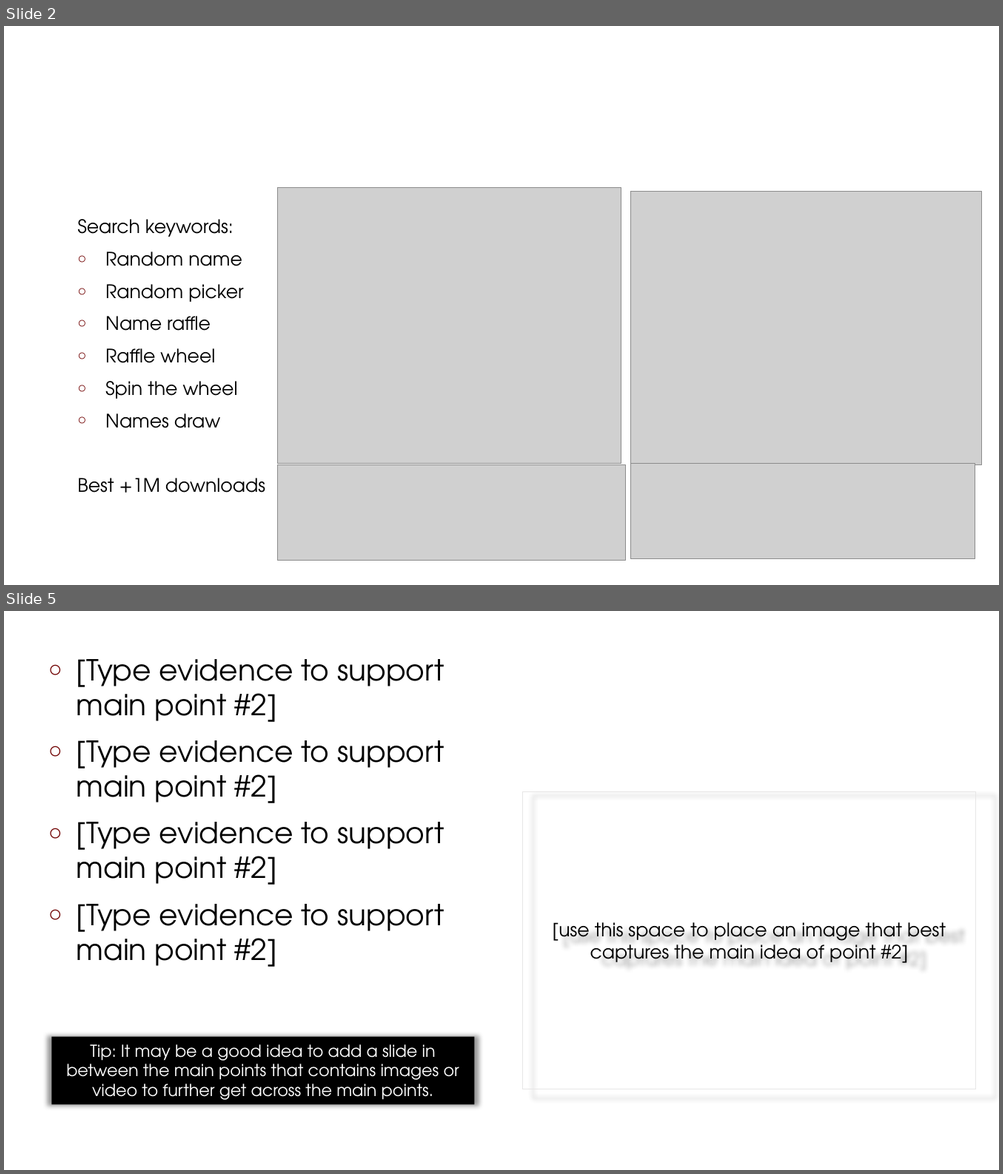
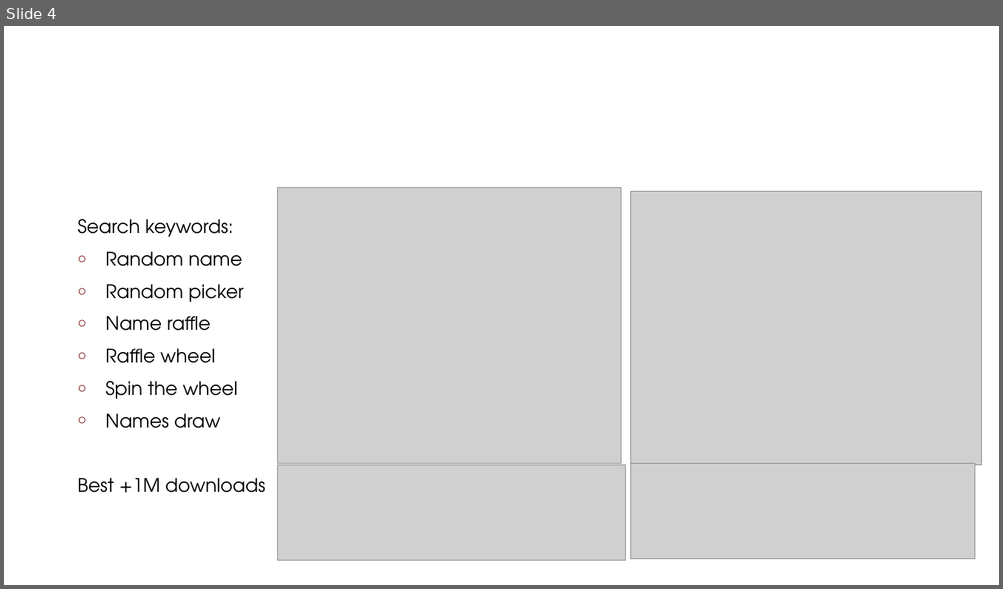
Before and after one commit to SheeraNergaon/RandomPicker, a slide deck: Random Picker.pptx. Shown one above the other, each under a label of ours: slides 2 and 5 before the commit, slide 4 after it; the slides between them are not shown. The pictures are 1003x1174 and 1003x589 pixels, drawn with LibreOffice and Linux fonts; fonts in the diff are those of the drawing; grey boxes stand for pictures; background and template pictures are left out. Boxes give left, top, right and bottom in pixels: in the first picture for what was removed or moved away, otherwise in the second. Text is boxed around its words. In the diff, an @@ line names an element or a change of style, - is before the commit and + after.

```diff
--- a/Random Picker.pptx
+++ b/Random Picker.pptx
@@ slide 5 removed at <box>4,611,999,1170</box>, background #FFFFFF @@
@@ title removed at <box>545,640,962,733</box> @@
-[Type Main Point #2 Here]
@@ text removed at <box>77,659,444,967</box> @@
-○ [Type evidence to support main point #2]
-○ [Type evidence to support main point #2]
-○ [Type evidence to support main point #2]
-○ [Type evidence to support main point #2]
@@ text removed at <box>523,792,976,1089</box> @@
-[use this space to place an image that best captures the main idea of point #2]
@@ rectangle removed at <box>52,1037,474,1105</box> @@
-Tip: It may be a good idea to add a slide in between the main points that contains images or video to further get across the main points.
@@ what was slide 2 is now slide 4 @@
```
Also in this commit, not shown: 17 slides added, 7 other slides removed, 9 other files.
